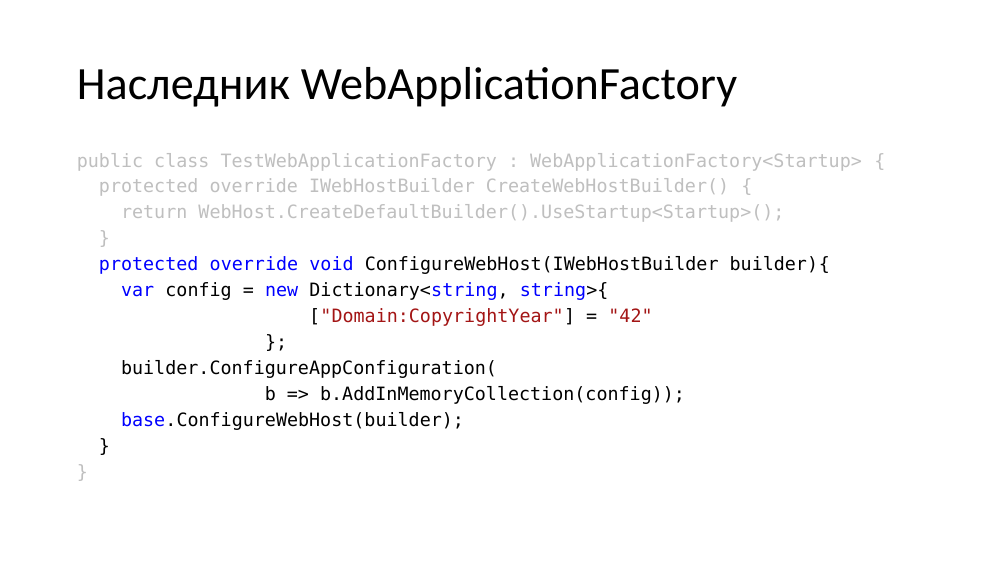
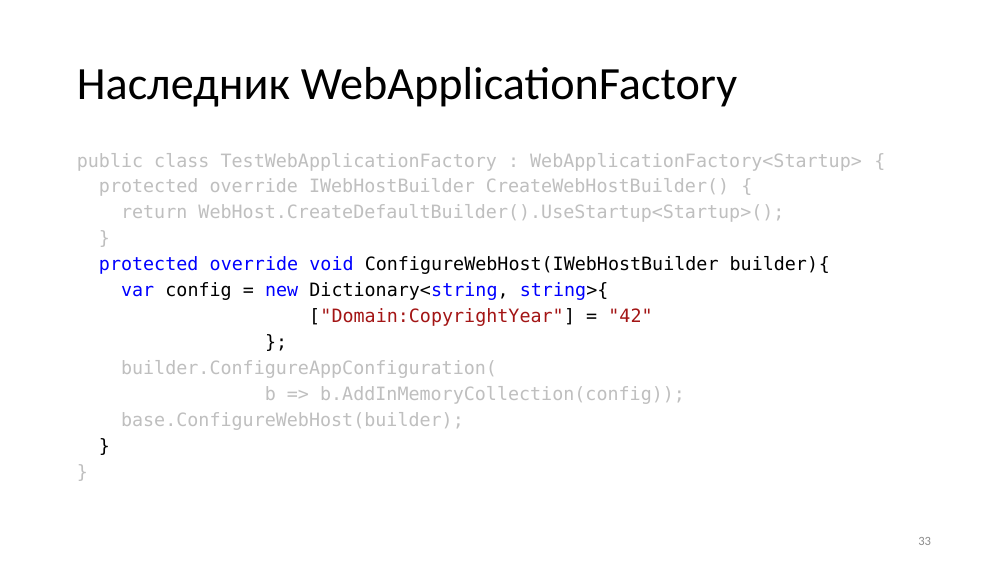
Before and after one commit to kugushev/presentations, a slide deck: slide 33 of 2019_Functional-Testing/Presentation.pptx (slide 31 before the commit). Drawn at 1008x567 pixels with LibreOffice and Linux fonts; fonts in the diff are those of the drawing. Boxes give left, top, right and bottom in pixels: in the first picture for what was removed or moved away, otherwise in the second. Text is boxed around its words. In the diff, an @@ line names an element or a change of style, - is before the commit and + after.

```diff
--- a/2019_Functional-Testing/Presentation.pptx
+++ b/2019_Functional-Testing/Presentation.pptx
@@ text at bbox=[121, 360, 685, 430]: text colour #000000 to #BFBFBF in "builder.ConfigureAppConfiguration(", "b => b.AddInMemoryCollection(config));", "base.ConfigureWebHost(builder);"; text colour #0000FF to #BFBFBF in "base.ConfigureWebHost(builder);" @@
@@ page number added at bbox=[918, 537, 931, 545], 12 pt, text #8C8C8C @@
+33
```
Also in this commit, not shown: 109 other slides changed, 7 slides added, 4 slides removed.
